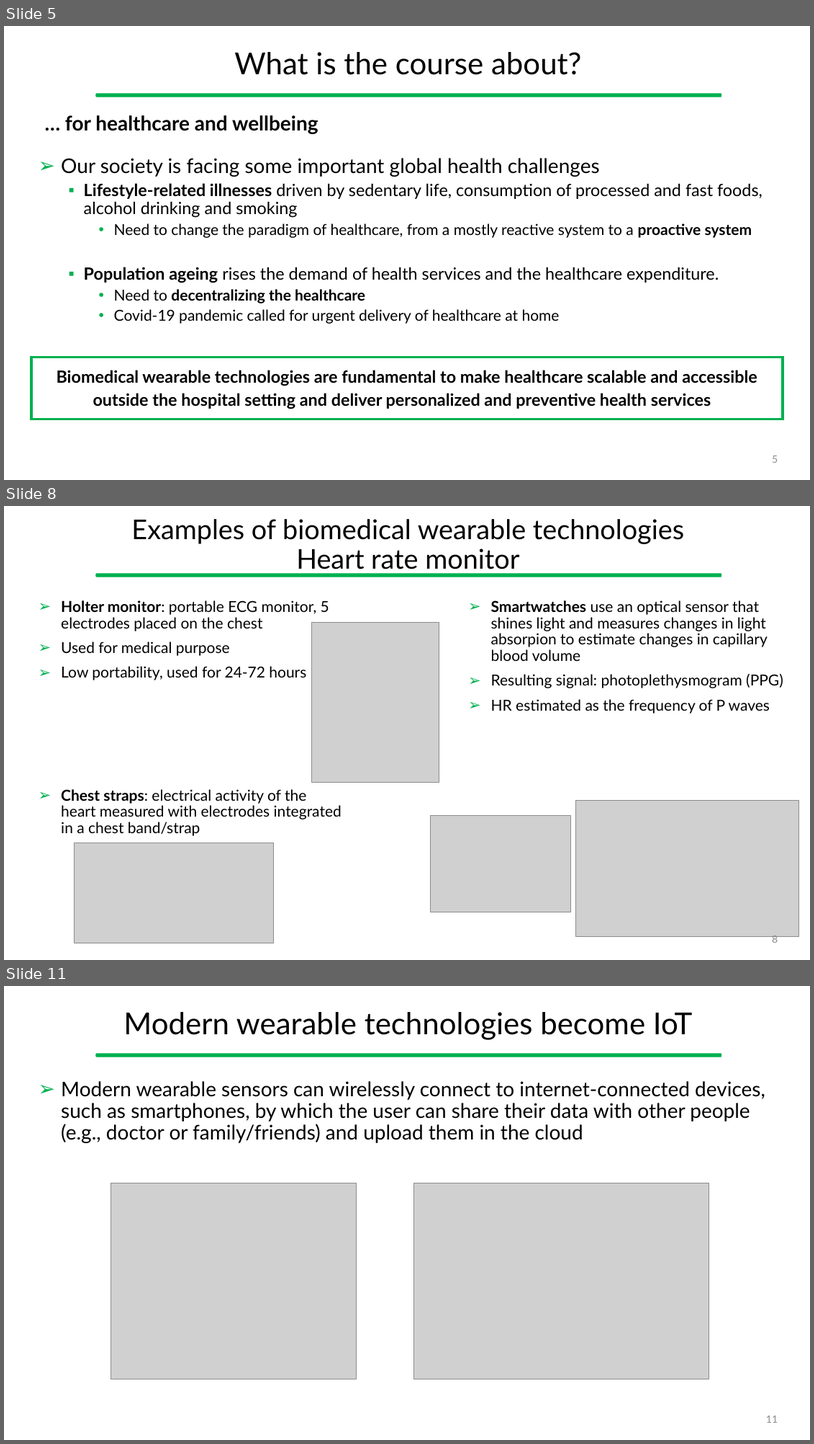
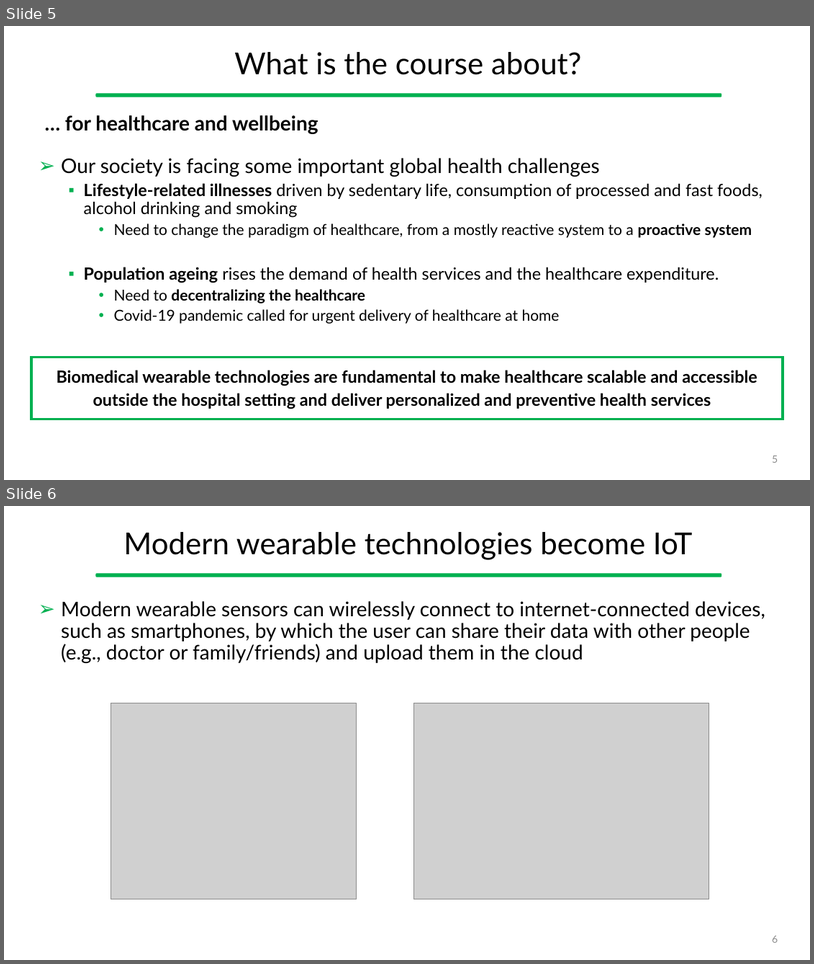
Before and after one commit to gcappon/bwthw, a slide deck: theory_01-course_introduction/theory_1-course_introduction.pptx. Shown one above the other, each under a label of ours: slides 5, 8 and 11 before the commit, slides 5 and 6 after it; the slides between them are not shown. The pictures are 814x1444 and 814x964 pixels, drawn with LibreOffice and Linux fonts; fonts in the diff are those of the drawing; grey boxes stand for pictures. Boxes give left, top, right and bottom in pixels: in the first picture for what was removed or moved away, otherwise in the second. Text is boxed around its words. In the diff, an @@ line names an element or a change of style, - is before the commit and + after.

```diff
--- a/theory_01-course_introduction/theory_1-course_introduction.pptx
+++ b/theory_01-course_introduction/theory_1-course_introduction.pptx
@@ slide 8 removed at [4, 506, 810, 960], background #FFFFFF; not listed: 1 template element that a slide beside it also shows @@
@@ title removed at [131, 519, 684, 574] @@
-Examples of biomedical wearable technologies
-Heart rate monitor
@@ text removed at [61, 600, 329, 680] @@
-➢ Holter monitor: portable ECG monitor, 5 electrodes placed on the chest
-➢ Used for medical purpose
-➢ Low portability, used for 24-72 hours
@@ text removed at [491, 600, 784, 713] @@
-➢ Smartwatches use an optical sensor that shines light and measures changes in light absorpion to estimate changes in capillary blood volume
-➢ Resulting signal: photoplethysmogram (PPG)
-➢ HR estimated as the frequency of P waves
@@ picture removed at [312, 622, 440, 782] @@
@@ text removed at [61, 789, 342, 836] @@
-➢ Chest straps: electrical activity of the heart measured with electrodes integrated in a chest band/strap
@@ picture removed at [576, 800, 800, 936] @@
@@ picture removed at [430, 815, 571, 912] @@
@@ picture removed at [74, 843, 274, 943] @@
@@ page number removed at [772, 935, 778, 944] @@
-8
@@ what was slide 11 is now slide 6 @@
@@ page number at [772, 935, 778, 942]: text changed @@
-11
+6
```
Also in this commit, not shown: 5 slides changed, 13 other slides removed, 13 other files.
